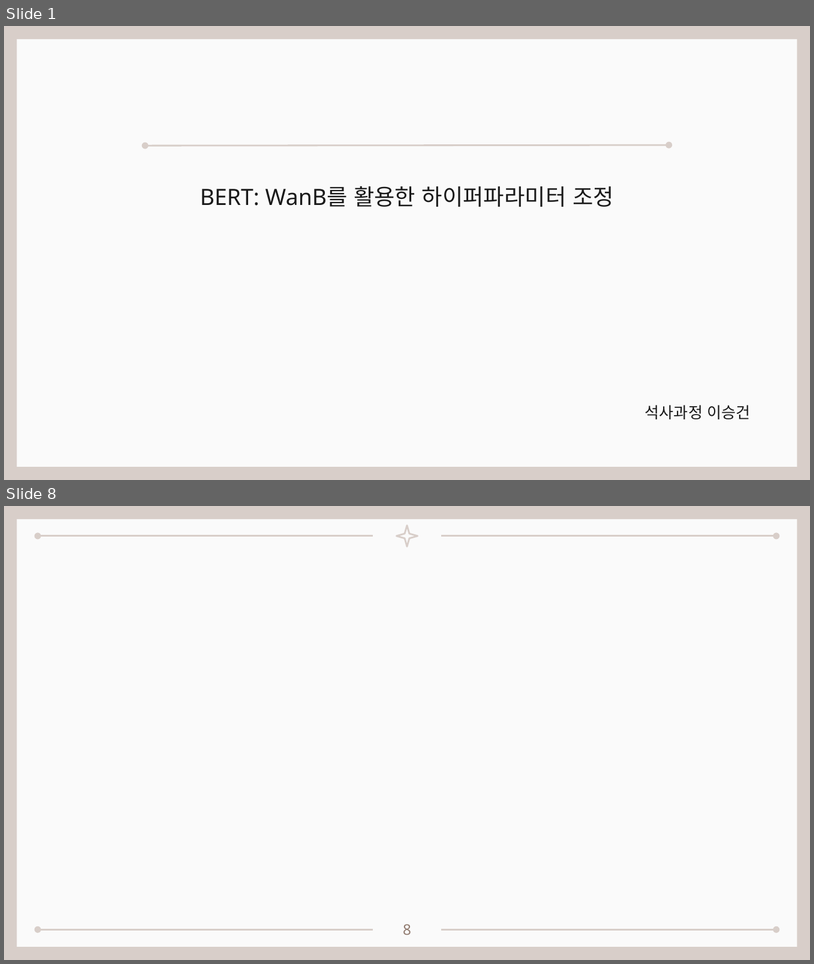
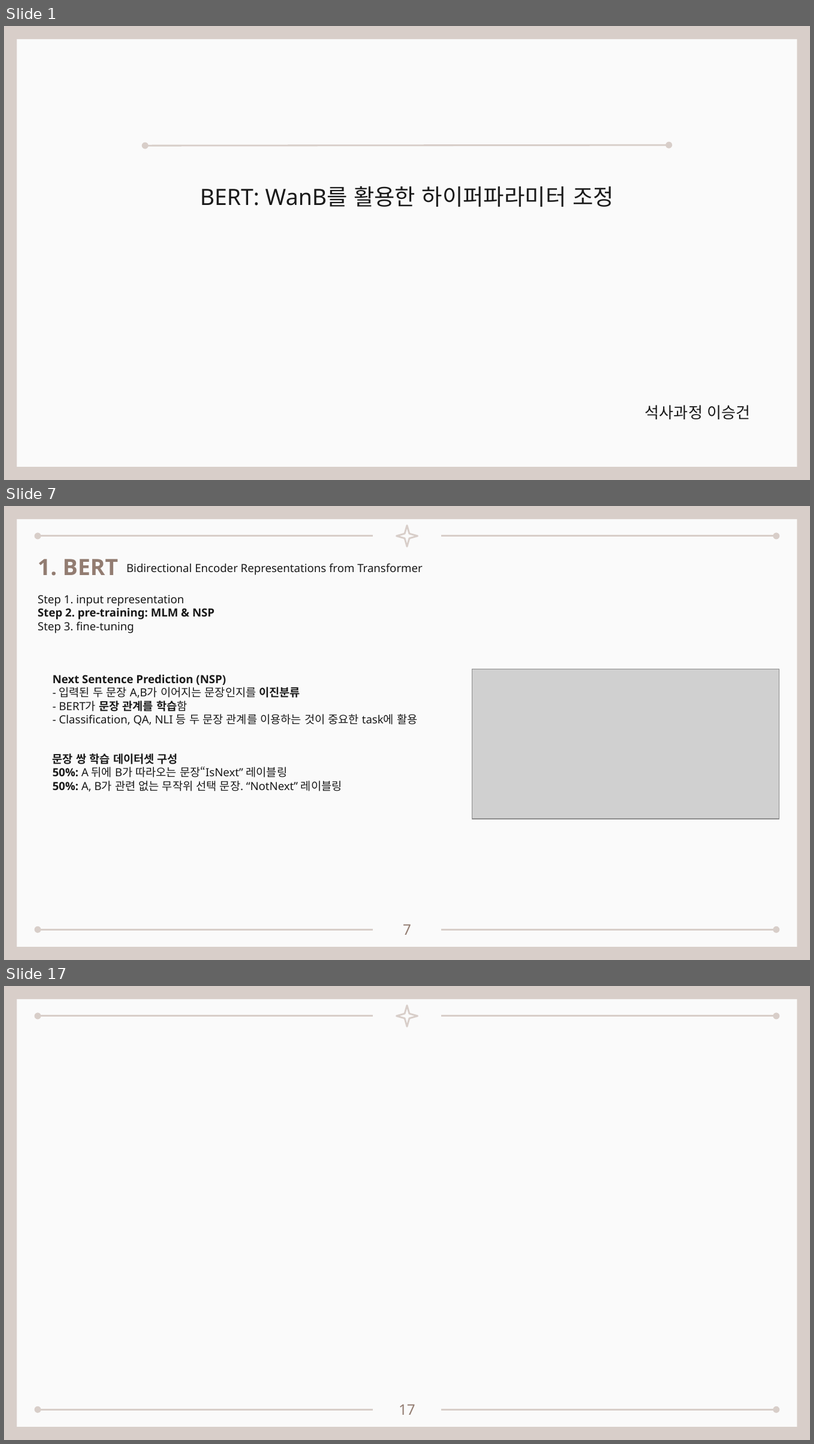
Before and after one commit to seungdeng/DELab, a slide deck: PPT/DSLab_이승건_BERT멘토링발표.pptx. Shown one above the other, each under a label of ours: slides 1 and 8 before the commit, slides 1, 7 and 17 after it; the slides between them are not shown. The pictures are 814x964 and 814x1444 pixels, drawn with LibreOffice and Linux fonts; fonts in the diff are those of the drawing; grey boxes stand for pictures. Boxes give left, top, right and bottom in pixels: in the first picture for what was removed or moved away, otherwise in the second. Text is boxed around its words. In the diff, an @@ line names an element or a change of style, - is before the commit and + after.

```diff
--- a/PPT/DSLab_이승건_BERT멘토링발표.pptx
+++ b/PPT/DSLab_이승건_BERT멘토링발표.pptx
@@ slide 7 added at [4,506,810,960], background #D8CEC9; not listed: 6 template elements that a slide beside it also shows @@
@@ text added at [38,559,118,576], 20 pt, text #927C71, bold @@
+1. BERT
@@ text added at [126,563,423,575], 10 pt, text #191919 @@
+Bidirectional Encoder Representations from Transformer
@@ text added at [38,595,215,633], 10 pt, text #191919 @@
+Step 1. input representation
+Step 2. pre-training: MLM & NSP
+Step 3. fine-tuning
@@ text added at [53,674,417,725], 10 pt, text #191919 @@
+Next Sentence Prediction (NSP)
+- 입력된 두 문장 A,B가 이어지는 문장인지를 이진분류
+- BERT가 문장 관계를 학습함
+- Classification, QA, NLI 등 두 문장 관계를 이용하는 것이 중요한 task에 활용
@@ picture added at [473,669,780,819] @@
@@ text added at [53,753,342,792], 10 pt, text #191919 @@
+문장 쌍 학습 데이터셋 구성
+50%: A 뒤에 B가 따라오는 문장“IsNext” 레이블링
+50%: A, B가 관련 없는 무작위 선택 문장. “NotNext” 레이블링
@@ page number added at [403,924,411,934], 13 pt, text #927C71 @@
+7
@@ what was slide 8 is now slide 17 @@
@@ page number at [399,1404,416,1414]: text changed @@
-8
+17
```
Also in this commit, not shown: 1 slide changed, 13 other slides added, 5 slides removed, 3 other files.
